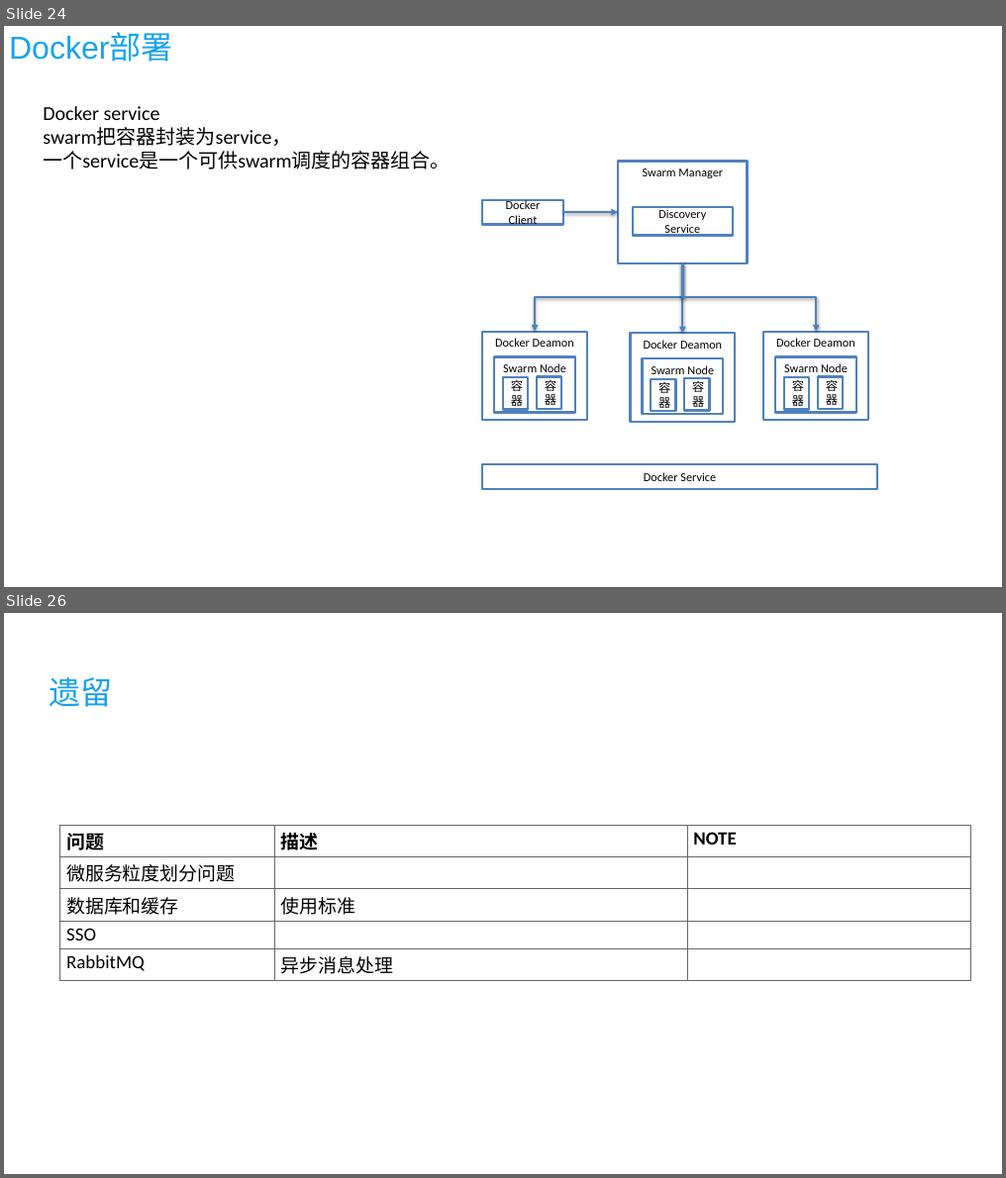
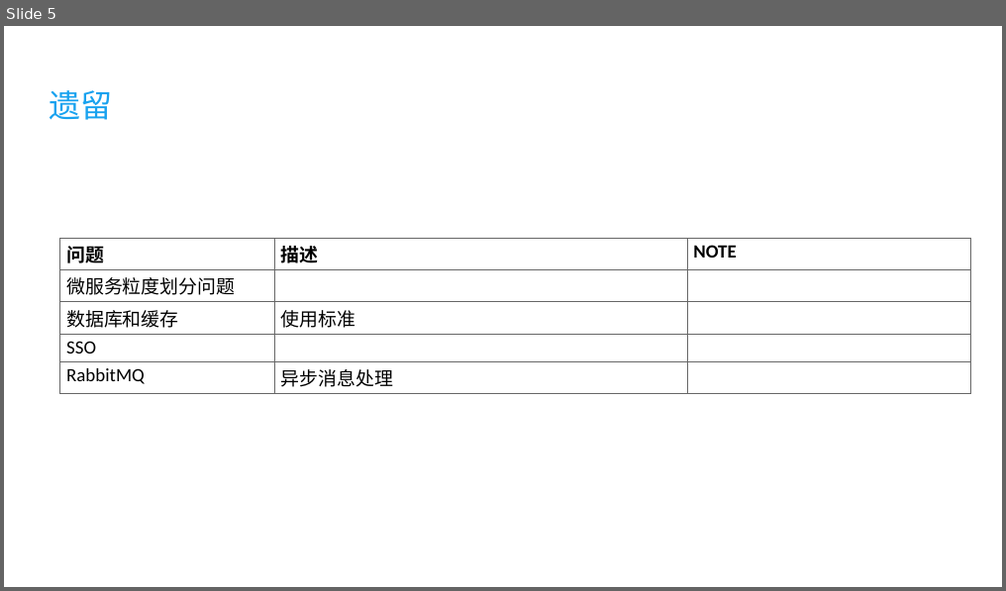
Before and after one commit to kuailewangzi1212/vue, a slide deck: doc/vue.pptx. Shown one above the other, each under a label of ours: slides 24 and 26 before the commit, slide 5 after it; the slides between them are not shown. The pictures are 1006x1178 and 1006x591 pixels, drawn with LibreOffice and Linux fonts; fonts in the diff are those of the drawing. Boxes give left, top, right and bottom in pixels: in the first picture for what was removed or moved away, otherwise in the second. Text is boxed around its words. In the diff, an @@ line names an element or a change of style, - is before the commit and + after.

```diff
--- a/doc/vue.pptx
+++ b/doc/vue.pptx
@@ slide 24 removed at box(4, 26, 1002, 587), background #FFFFFF @@
@@ title removed at box(9, 34, 172, 62) @@
-Docker部署
@@ text removed at box(43, 106, 450, 170) @@
-Docker service
-swarm把容器封装为service，
-一个service是一个可供swarm调度的容器组合。
@@ rectangle removed at box(618, 162, 746, 264) @@
-Swarm Manager
@@ rectangle removed at box(482, 200, 563, 225) @@
-Docker Client
@@ elbow arrow removed from (563, 212) to (618, 212) @@
@@ rectangle removed at box(633, 207, 733, 236) @@
-Discovery Service
@@ elbow arrow removed from (683, 264) to (535, 332) @@
@@ elbow arrow removed from (683, 264) to (683, 333) @@
@@ elbow arrow removed from (683, 264) to (816, 332) @@
@@ group removed at box(482, 332, 587, 420): 4 rectangles @@
-Docker Deamon
-Swarm Node
-容
-器
-容
-器
@@ group removed at box(631, 333, 735, 422): 4 rectangles @@
-Docker Deamon
-Swarm Node
-容
-器
-容
-器
@@ group removed at box(763, 332, 868, 420): 4 rectangles @@
-Docker Deamon
-Swarm Node
-容
-器
-容
-器
@@ rectangle removed at box(482, 465, 877, 489) @@
-Docker Service
@@ what was slide 26 is now slide 5 @@
```
Also in this commit, not shown: 1 slide changed, 1 slide added, 21 other slides removed, 3 other files.
